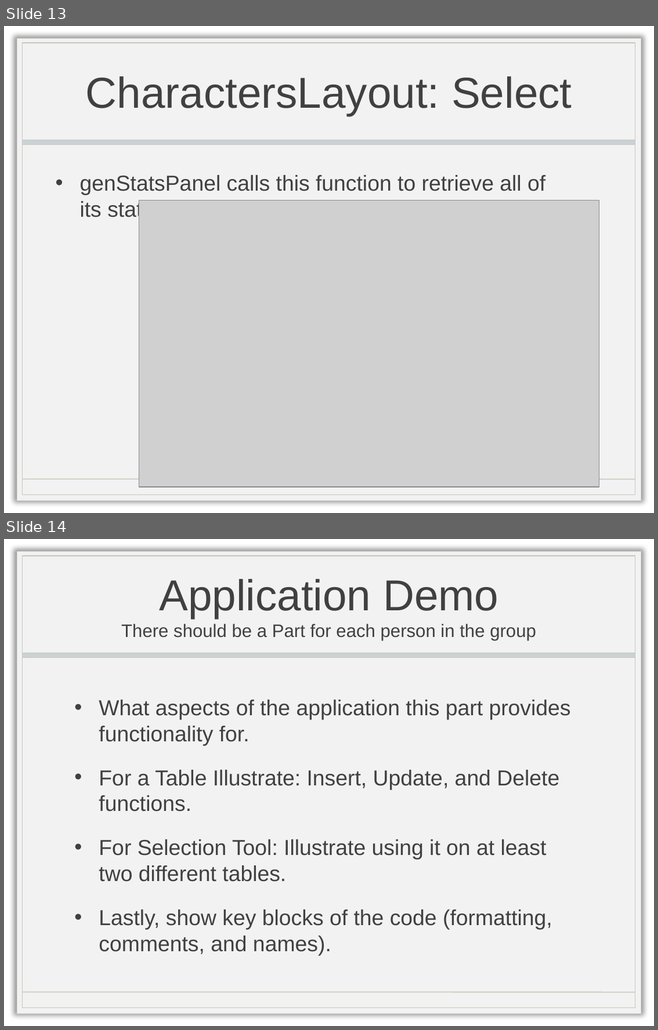
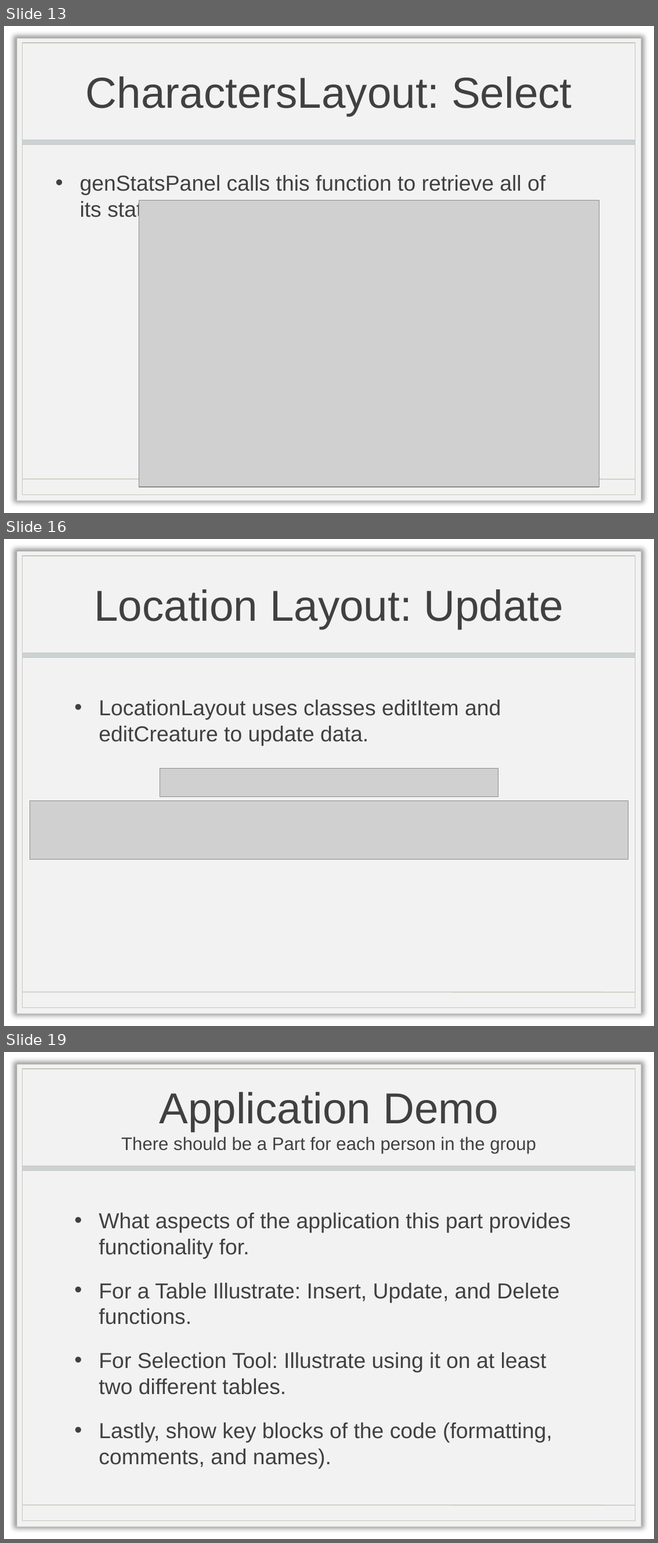
Before and after one commit to IsabellaBoone/Database-Visualizer, a slide deck: Presentation.pptx. Shown one above the other, each under a label of ours: slides 13 and 14 before the commit, slides 13, 16 and 19 after it; the slides between them are not shown. The pictures are 658x1030 and 658x1543 pixels, drawn with LibreOffice and Linux fonts; fonts in the diff are those of the drawing; grey boxes stand for pictures; background and template pictures are left out. Boxes give left, top, right and bottom in pixels: in the first picture for what was removed or moved away, otherwise in the second. Text is boxed around its words. In the diff, an @@ line names an element or a change of style, - is before the commit and + after.

```diff
--- a/Presentation.pptx
+++ b/Presentation.pptx
@@ slide 16 added at <box>4,539,654,1026</box>, background picture (left out); not listed: 4 template elements that a slide beside it also shows @@
@@ title added at <box>94,589,564,629</box>, 48 pt, text #404040 @@
+Location Layout: Update
@@ text added at <box>99,700,500,745</box>, 24 pt, text #404040 @@
+• LocationLayout uses classes editItem and editCreature to update data.
@@ picture added at <box>160,768,498,797</box> @@
@@ picture added at <box>30,801,628,859</box> @@
@@ what was slide 14 is now slide 19 @@
```
Also in this commit, not shown: 4 other slides added.
